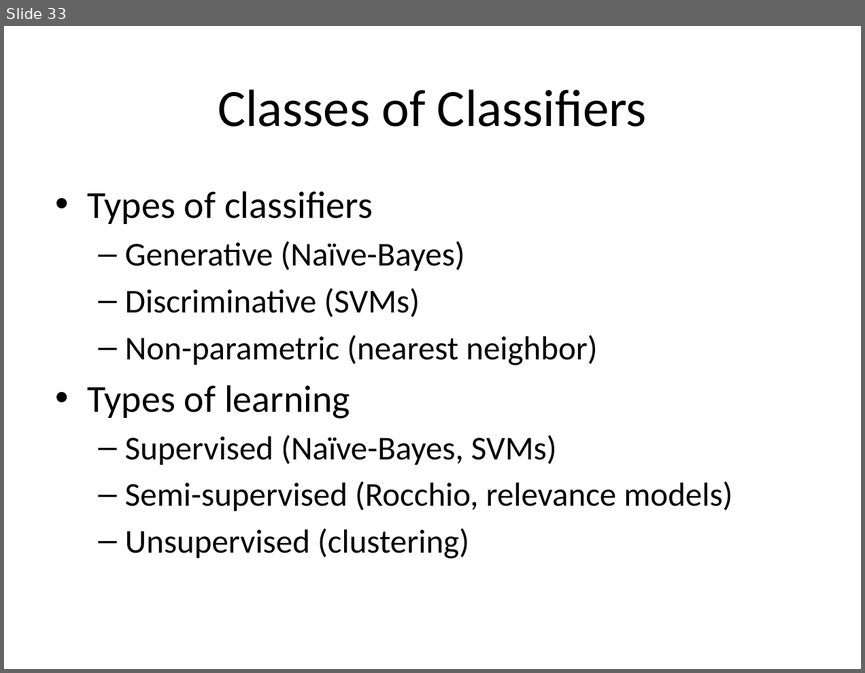
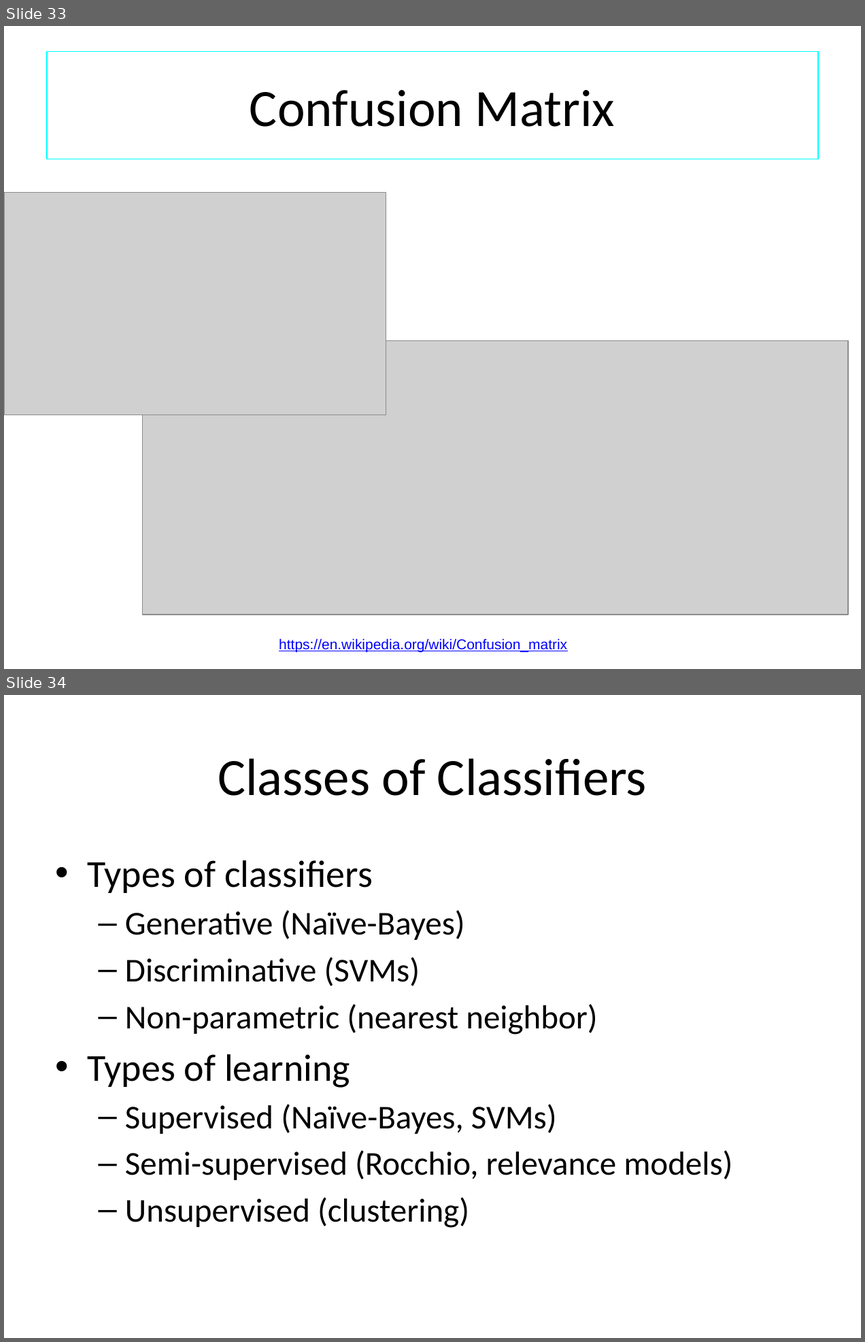
Before and after one commit to phonedude/cs834-f17, a slide deck: slides/chap9-mln.pptx. Shown one above the other, each under a label of ours: slide 33 before the commit, slides 33 and 34 after it. The pictures are 865x673 and 865x1342 pixels, drawn with LibreOffice and Linux fonts; fonts in the diff are those of the drawing; grey boxes stand for pictures. Boxes give left, top, right and bottom in pixels: in the first picture for what was removed or moved away, otherwise in the second. Text is boxed around its words. In the diff, an @@ line names an element or a change of style, - is before the commit and + after.

Commit message:
added confusion matrix slide

```diff
--- a/slides/chap9-mln.pptx
+++ b/slides/chap9-mln.pptx
@@ slide 33 added at [4,26,861,669], background #FFFFFF @@
@@ title added at [47,52,818,159], outline #00FFFF 0.75 pt, 44 pt, text #000000 @@
+Confusion Matrix
@@ picture added at [4,192,385,415] @@
@@ picture added at [142,340,848,614] @@
@@ text added at [279,638,567,652], 12 pt, text #0000FF, underline @@
+https://en.wikipedia.org/wiki/Confusion_matrix
@@ what was slide 33 is now slide 34 @@
```
Also in this commit, not shown: 1 slide changed.
